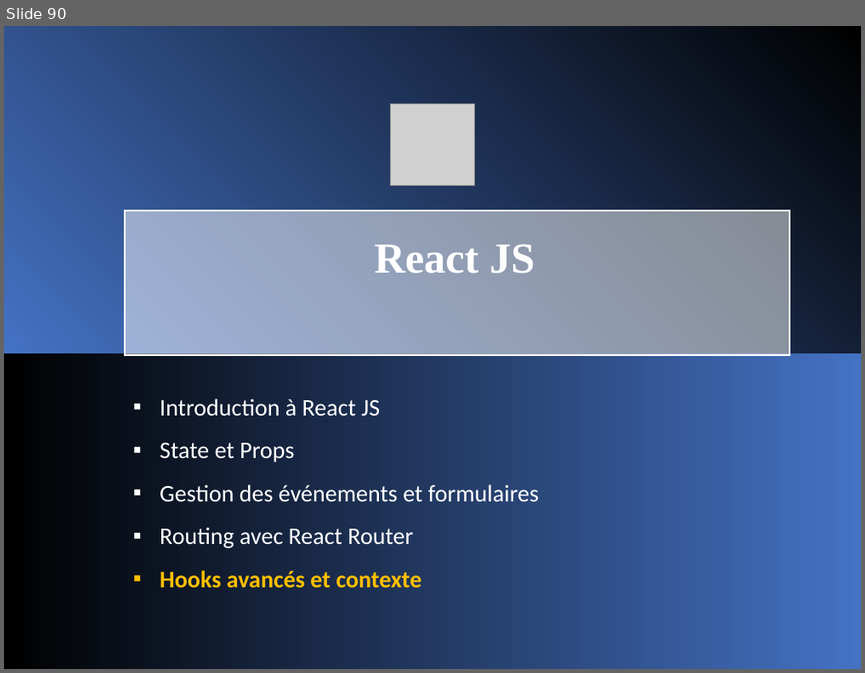
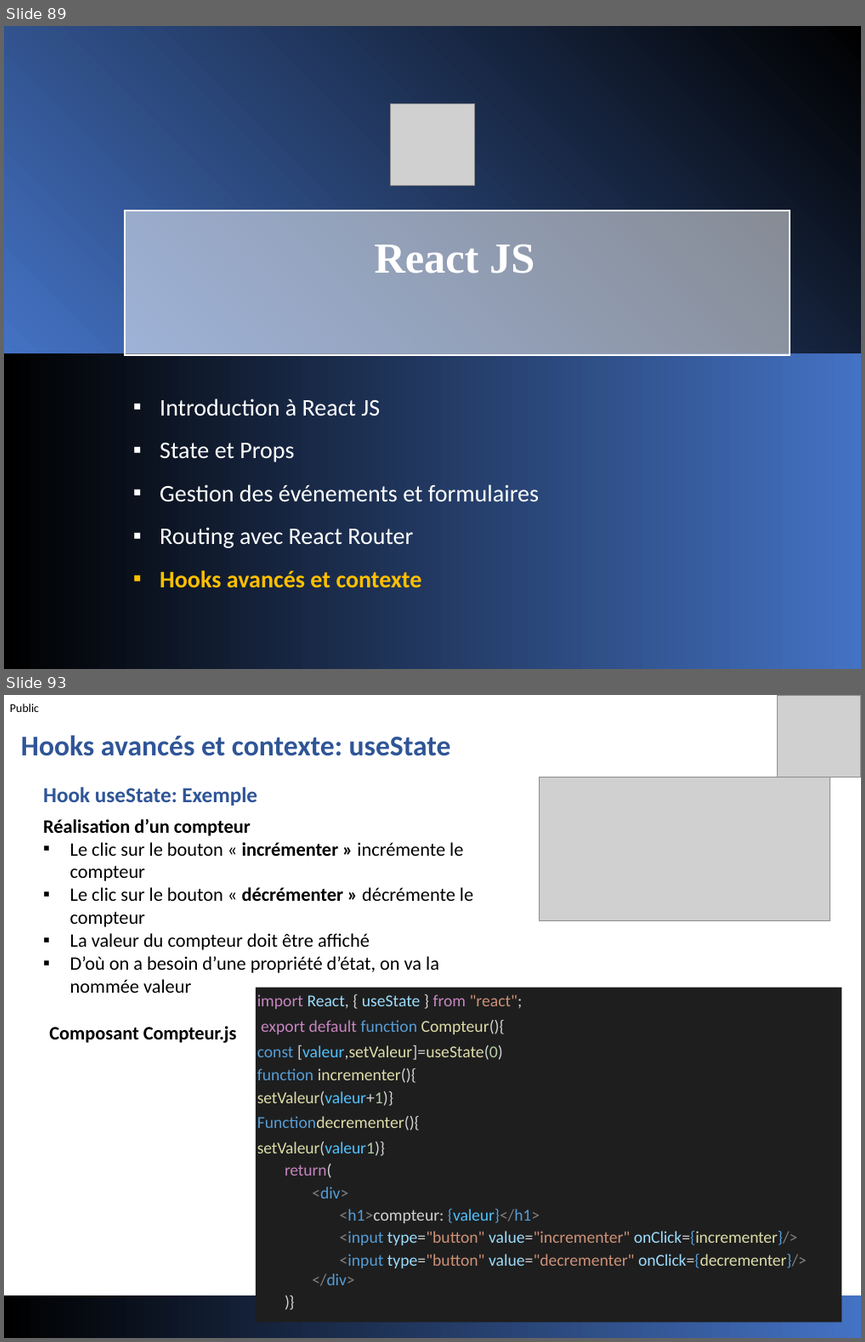
Before and after one commit to jeouit/REACT, a slide deck: Formation Front-V1-4.pptx. Shown one above the other, each under a label of ours: slide 90 before the commit, slides 89 and 93 after it; the slides between them are not shown. The pictures are 865x673 and 865x1342 pixels, drawn with LibreOffice and Linux fonts; fonts in the diff are those of the drawing; grey boxes stand for pictures. Boxes give left, top, right and bottom in pixels: in the first picture for what was removed or moved away, otherwise in the second. Text is boxed around its words. In the diff, an @@ line names an element or a change of style, - is before the commit and + after.

```diff
--- a/Formation Front-V1-4.pptx
+++ b/Formation Front-V1-4.pptx
@@ slide 93 added at <box>4,695,861,1338</box>, background #FFFFFF @@
@@ text added at <box>10,703,39,712</box>, 10 pt, text #000000 @@
+Public
@@ picture added at <box>777,695,861,777</box> @@
@@ text added at <box>21,735,451,756</box>, 24 pt, text #2F5597, bold @@
+Hooks avancés et contexte: useState
@@ text added at <box>43,787,473,993</box>, 16 pt, text #000000 @@
+  Hook useState: Exemple
+  Réalisation d’un compteur
+▪ Le clic sur le bouton « incrémenter » incrémente le compteur
+▪ Le clic sur le bouton « décrémenter » décrémente le compteur
+▪ La valeur du compteur doit être affiché
+▪ D’où on a besoin d’une propriété d’état, on va la nommée valeur
@@ picture added at <box>539,777,830,920</box> @@
@@ rectangle added at <box>255,987,841,1322</box>, fill #1E1E1E, 14 pt, text #DCDCAA @@
+import React, { useState } from "react";
+export default function Compteur(){
+const [valeur,setValeur]=useState(0)
+function incrementer(){
+setValeur(valeur+1)}
+Functiondecrementer(){
+setValeur(valeur1)}
+return(
+<div>
+<h1>compteur: {valeur}</h1>
+<input type="button" value="incrementer" onClick={incrementer}/>
+<input type="button" value="decrementer" onClick={decrementer}/>
+</div>
+)}
@@ text added at <box>49,1026,236,1043</box>, 16 pt, text #000000, bold @@
+Composant Compteur.js
@@ rectangle added at <box>4,1296,861,1338</box>, fill gradient #000000 to #4472C4 @@
@@ what was slide 90 is now slide 89 @@
```
Also in this commit, not shown: 9 slides changed, 7 other slides added, 7 slides removed.
